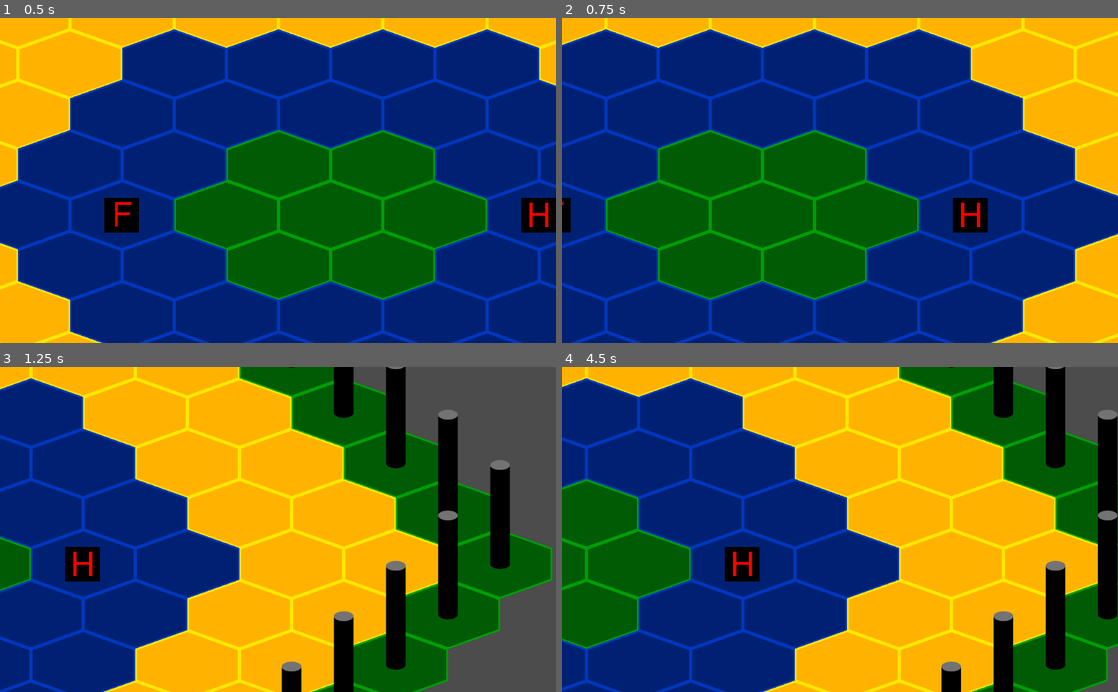
Above: before the commit, frames 1-4 (two rows, left to right).
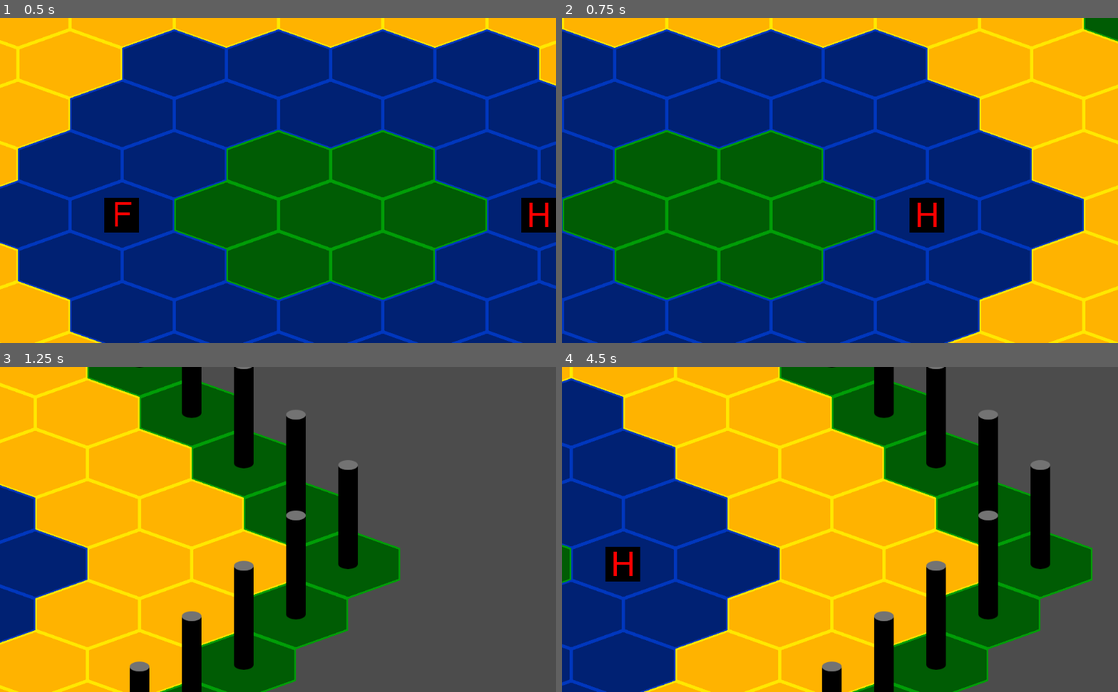
Above: after the commit, the same moments.

Repository: fat-beaver/hedgehog
Game: Godot game, scene res://battle.tscn
Same seed, same stepped clock (60 frames per second), same inputs: the game is played once before the commit and once after it.
Inputs:
- Up to frame 1 (0.5 s): no input
- Up to frame 2 (0.75 s): tap Enter at 0.5 s; hold Right (move_right, bound only after the commit) from 0.53 s (still down)
- Up to frame 3 (1.25 s): keep holding Right (move_right, bound only after the commit)
- Up to frame 4 (4.5 s): release Right (move_right, bound only after the commit) at 1.28 s; hold Down (move_down, bound only after the commit) 1.28-2.03 s; hold Right (move_right, bound only after the commit) 2.03-2.78 s; tap Space at 2.75 s; hold Up (move_up, bound only after the commit) 2.78-3.53 s; hold Left (move_left, bound only after the commit) from 3.53 s (still down)

Frame 1 is identical in both runs. In frame 2, 32% of the frame differs, in the area x 0-100%, y 0-100%; in frame 3, 75%; in frame 4, 71%.

Commit message:
Improved camera movement

Diff:
--- a/battle.gd
+++ b/battle.gd
@@ -5,12 +5,7 @@
 func _ready():
 	pass
 
-func _process(_delta):
-	if Input.is_key_pressed(KEY_LEFT):
-		camera.move_local_x(-20)
-	elif Input.is_key_pressed(KEY_RIGHT):
-		camera.move_local_x(20)
-	elif Input.is_key_pressed(KEY_UP):
-		camera.move_local_y(-20)
-	elif Input.is_key_pressed(KEY_DOWN):
-		camera.move_local_y(20)
+func _process(delta):
+	var movement_vector: Vector2 = Input.get_vector("move_left", "move_right", "move_down", "move_up")
+	camera.move_local_x(movement_vector.x * 1600 * delta)
+	camera.move_local_y(-movement_vector.y * 1600 * delta)
--- a/project.godot
+++ b/project.godot
@@ -40,6 +40,33 @@
 
 singletons=[ "res://addons/godot-git-plugin/git_api.gdnlib" ]
 
+[input]
+
+move_left={
+"deadzone": 0.5,
+"events": [ Object(InputEventKey,"resource_local_to_scene":false,"resource_name":"","device":0,"alt":false,"shift":false,"control":false,"meta":false,"command":false,"pressed":false,"scancode":16777231,"physical_scancode":0,"unicode":0,"echo":false,"script":null)
+, Object(InputEventKey,"resource_local_to_scene":false,"resource_name":"","device":0,"alt":false,"shift":false,"control":false,"meta":false,"command":false,"pressed":false,"scancode":65,"physical_scancode":0,"unicode":0,"echo":false,"script":null)
+ ]
+}
+move_right={
+"deadzone": 0.5,
+"events": [ Object(InputEventKey,"resource_local_to_scene":false,"resource_name":"","device":0,"alt":false,"shift":false,"control":false,"meta":false,"command":false,"pressed":false,"scancode":16777233,"physical_scancode":0,"unicode":0,"echo":false,"script":null)
+, Object(InputEventKey,"resource_local_to_scene":false,"resource_name":"","device":0,"alt":false,"shift":false,"control":false,"meta":false,"command":false,"pressed":false,"scancode":68,"physical_scancode":0,"unicode":0,"echo":false,"script":null)
+ ]
+}
+move_down={
+"deadzone": 0.5,
+"events": [ Object(InputEventKey,"resource_local_to_scene":false,"resource_name":"","device":0,"alt":false,"shift":false,"control":false,"meta":false,"command":false,"pressed":false,"scancode":16777234,"physical_scancode":0,"unicode":0,"echo":false,"script":null)
+, Object(InputEventKey,"resource_local_to_scene":false,"resource_name":"","device":0,"alt":false,"shift":false,"control":false,"meta":false,"command":false,"pressed":false,"scancode":83,"physical_scancode":0,"unicode":0,"echo":false,"script":null)
+ ]
+}
+move_up={
+"deadzone": 0.5,
+"events": [ Object(InputEventKey,"resource_local_to_scene":false,"resource_name":"","device":0,"alt":false,"shift":false,"control":false,"meta":false,"command":false,"pressed":false,"scancode":16777232,"physical_scancode":0,"unicode":0,"echo":false,"script":null)
+, Object(InputEventKey,"resource_local_to_scene":false,"resource_name":"","device":0,"alt":false,"shift":false,"control":false,"meta":false,"command":false,"pressed":false,"scancode":87,"physical_scancode":0,"unicode":0,"echo":false,"script":null)
+ ]
+}
+
 [physics]
 
 common/enable_pause_aware_picking=true
